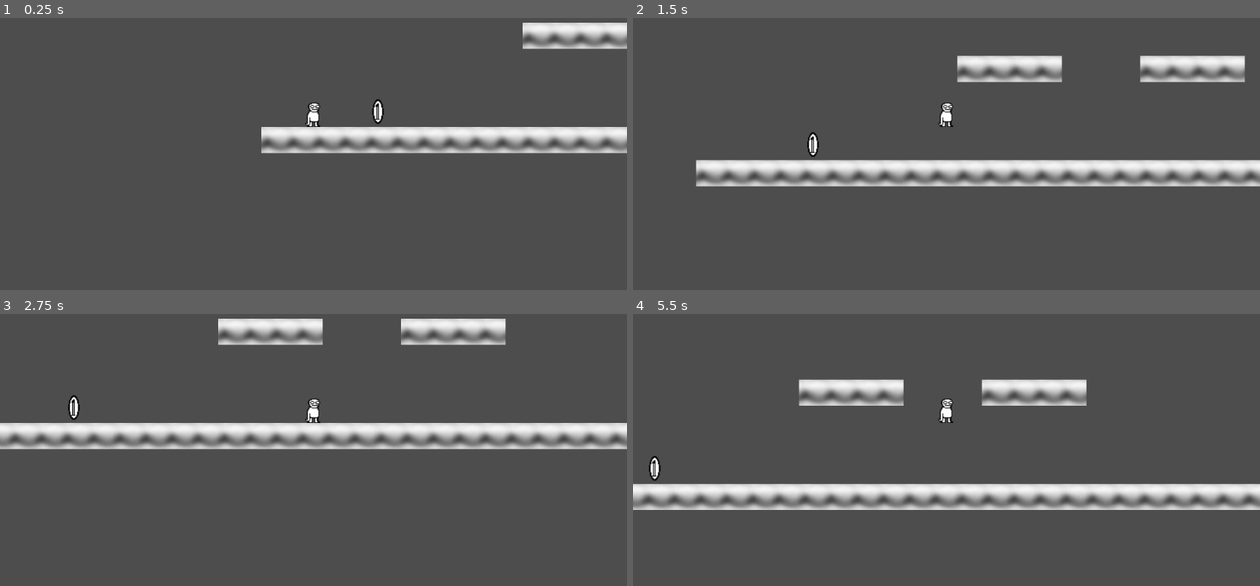
Above: before the commit, frames 1-4 (two rows, left to right).
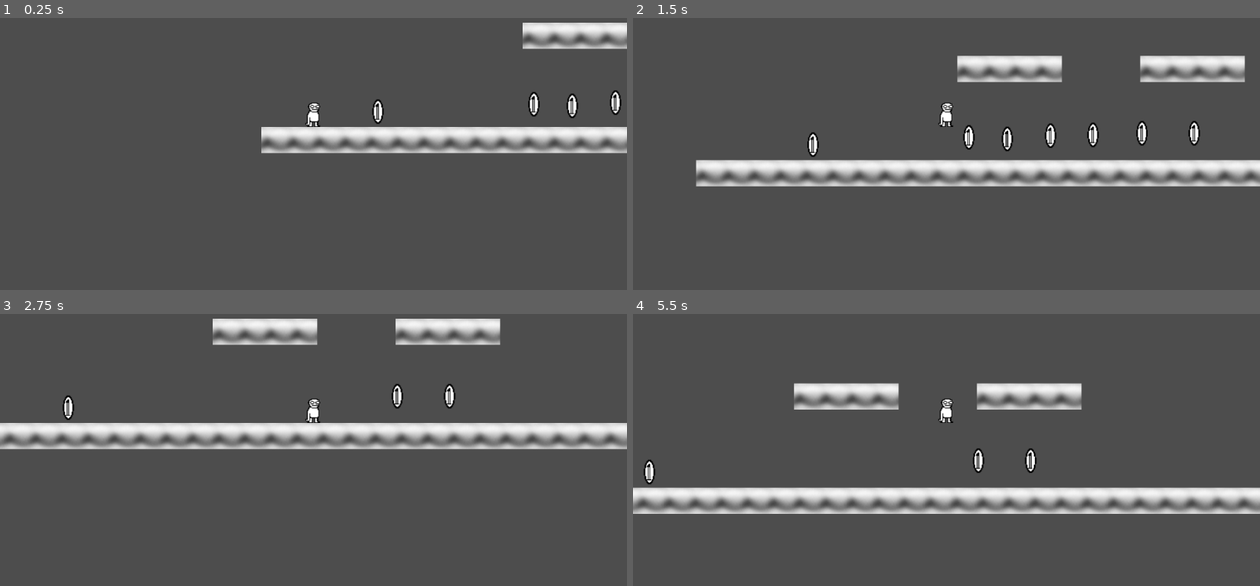
Above: after the commit, the same moments.

Repository: Evve01/March-Game-Jam-24
Game: Godot game, scene res://node_3d.tscn
The game is run twice, just before and just after one commit, with the same random seed, the same clock (stepped at 60 frames per second) and the same inputs.
Inputs:
- Up to frame 1 (0.25 s): no input
- Up to frame 2 (1.5 s): tap Enter at 0.5 s; hold Up (ui_up) 0.53-1.28 s; hold Right (ui_right) from 0.53 s (still down); tap Up (ui_up) at 1.35 s
- Up to frame 3 (2.75 s): tap Up (ui_up) at 1.52, 1.82 s; release Right (ui_right) at 2.03 s; hold Left (ui_left) from 2.03 s (still down); hold Up (ui_up) from 2.03 s (still down)
- Up to frame 4 (5.5 s): release Left (ui_left) at 2.78 s; release Up (ui_up) at 2.78 s; hold Right (ui_right) 2.78-4.28 s; tap Up (ui_up) at 2.85, 3.02, 3.32, 4.35, 4.52, 4.82 s; hold Up (ui_up) 3.53-4.28 s; hold Left (ui_left) 4.28-5.03 s; hold Right (ui_right) from 5.03 s (still down); hold Up (ui_up) from 5.03 s (still down)

The runs differ from the first frame. In frame 1, 0.4% of the frame differs, in the area x 84-100%, y 26-37%; in frame 2, 0.7%; in frame 3, 3.4%; in frame 4, 11%, in the area x 0-100%, y 23-74%.

Commit message:
more level

Diff:
--- a/Player_test.gd
+++ b/Player_test.gd
@@ -3,7 +3,9 @@
 
 const SPEED = 300.0
 const ACCELERATION = 1000.0
+const COINCELERATION = 10.0
 const DECELERATION = 500.0
+const DECOINCELERATION = 5.0
 const JUMP_VELOCITY = -500.0
 var jump_sound
 var pickup_sound
@@ -29,17 +31,17 @@
 
 	# Handle jump.
 	if Input.is_action_just_pressed("ui_up") and is_on_floor():
-		velocity.y = JUMP_VELOCITY
+		velocity.y = JUMP_VELOCITY-coins
 		jump_sound.play()
 
 	# Get the input direction and handle the movement/deceleration.
 	# As good practice, you should replace UI actions with custom gameplay actions.
 	var direction = Input.get_axis("ui_left", "ui_right")
 	if direction:
-		velocity.x = move_toward(velocity.x, direction*SPEED, ACCELERATION*delta)
+		velocity.x = move_toward(velocity.x, direction*SPEED, (ACCELERATION-coins*COINCELERATION)*delta)
 	else:
 
-		velocity.x = move_toward(velocity.x, 0, DECELERATION*delta)
+		velocity.x = move_toward(velocity.x, 0, (DECELERATION-coins*DECOINCELERATION)*delta)
 
 	if position.y > min:
 		game_over()
--- a/node_3d.tscn
+++ b/node_3d.tscn
@@ -48,7 +48,7 @@
 [node name="TileMap" type="TileMap" parent="Level"]
 tile_set = SubResource("TileSet_qeqlm")
 format = 2
-layer_0/tile_data = PackedInt32Array(589824, 0, 0, 589825, 0 …(747 unchanged characters)… 393278, 0, 0, 393279, 0, 0, 393280, 0, 0)
+layer_0/tile_data = PackedInt32Array(589824, 0, 0, 589825, 0 …(747 unchanged characters)… 393278, 0, 0, 393279, 0, 0, 393280, 0, 0, 393285, 0, 0, 393286, 0, 0, 393296, 0, 0, 393297, 0, 0, 393298, 0, 0, 393299, 0, 0, 458832, 0, 0, 524368, 0, 0, 589904, 0, 0, 655440, 0, 0, 720976, 0, 0, 786512, 0, 0, 852048, 0, 0, 458822, 0, 0, 524358, 0, 0, 589894, 0, 0, 655430, 0, 0, 720966, 0, 0, 786502, 0, 0, 852038, 0, 0, 917574, 0, 0, 917584, 0, 0, 983120, 0, 0, 1048656, 0, 0, 1114192, 0, 0, 1179728, 0, 0, 983110, 0, 0, 1048646, 0, 0, 1114182, 0, 0, 1179718, 0, 0, 1245254, 0, 0, 1245264, 0, 0, 1310800, 0, 0, 1376336, 0, 0, 1441872, 0, 0, 1507408, 0, 0, 1310790, 0, 0, 1376326, 0, 0, 1441862, 0, 0, 1507398, 0, 0, 1572934, 0, 0, 1638470, 0, 0, 1704006, 0, 0, 1769542, 0, 0, 1769543, 0, 0, 1769544, 0, 0, 1769545, 0, 0, 1769546, 0, 0, 1769547, 0, 0, 1769548, 0, 0, 1769549, 0, 0, 1769550, 0, 0, 1769551, 0, 0, 1769552, 0, 0, 1769553, 0, 0, 1769554, 0, 0, 1769555, 0, 0, 1769556, 0, 0)
 
 [node name="Player" type="CharacterBody2D" parent="Level"]
 script = ExtResource("1_18unp")
@@ -81,3 +81,81 @@
 
 [node name="Node2D2" parent="." instance=ExtResource("7_bml2w")]
 position = Vector2(143, 269)
+
+[node name="Node2D" parent="." instance=ExtResource("7_bml2w")]
+position = Vector2(334, 260)
+
+[node name="Node2D3" parent="." instance=ExtResource("7_bml2w")]
+position = Vector2(381, 262)
+
+[node name="Node2D4" parent="." instance=ExtResource("7_bml2w")]
+position = Vector2(434, 258)
+
+[node name="Node2D5" parent="." instance=ExtResource("7_bml2w")]
+position = Vector2(486, 257)
+
+[node name="Node2D6" parent="." instance=ExtResource("7_bml2w")]
+position = Vector2(546, 255)
+
+[node name="Node2D7" parent="." instance=ExtResource("7_bml2w")]
+position = Vector2(610, 255)
+
+[node name="Node2D8" parent="." instance=ExtResource("7_bml2w")]
+position = Vector2(1149, 219)
+
+[node name="Node2D9" parent="." instance=ExtResource("7_bml2w")]
+position = Vector2(1296, 217)
+
+[node name="Node2D10" parent="." instance=ExtResource("7_bml2w")]
+position = Vector2(1458, 218)
+
+[node name="Node2D11" parent="." instance=ExtResource("7_bml2w")]
+position = Vector2(1697, 92)
+
+[node name="Node2D12" parent="." instance=ExtResource("7_bml2w")]
+position = Vector2(1898, 95)
+
+[node name="Node2D13" parent="." instance=ExtResource("7_bml2w")]
+position = Vector2(1947, 98)
+
+[node name="Node2D14" parent="." instance=ExtResource("7_bml2w")]
+position = Vector2(2352, 245)
+
+[node name="Node2D15" parent="." instance=ExtResource("7_bml2w")]
+position = Vector2(2304, 243)
+
+[node name="Node2D16" parent="." instance=ExtResource("7_bml2w")]
+position = Vector2(2353, 321)
+
+[node name="Node2D17" parent="." instance=ExtResource("7_bml2w")]
+position = Vector2(2303, 328)
+
+[node name="Node2D18" parent="." instance=ExtResource("7_bml2w")]
+position = Vector2(2356, 387)
+
+[node name="Node2D19" parent="." instance=ExtResource("7_bml2w")]
+position = Vector2(2304, 388)
+
+[node name="Node2D20" parent="." instance=ExtResource("7_bml2w")]
+position = Vector2(2310, 450)
+
+[node name="Node2D21" parent="." instance=ExtResource("7_bml2w")]
+position = Vector2(2362, 452)
+
+[node name="Node2D22" parent="." instance=ExtResource("7_bml2w")]
+position = Vector2(2444, 578)
+
+[node name="Node2D23" parent="." instance=ExtResource("7_bml2w")]
+position = Vector2(2504, 583)
+
+[node name="Node2D24" parent="." instance=ExtResource("7_bml2w")]
+position = Vector2(2536, 581)
+
+[node name="Node2D25" parent="." instance=ExtResource("7_bml2w")]
+position = Vector2(2448, 635)
+
+[node name="Node2D26" parent="." instance=ExtResource("7_bml2w")]
+position = Vector2(2500, 647)
+
+[node name="Node2D27" parent="." instance=ExtResource("7_bml2w")]
+position = Vector2(2536, 645)
